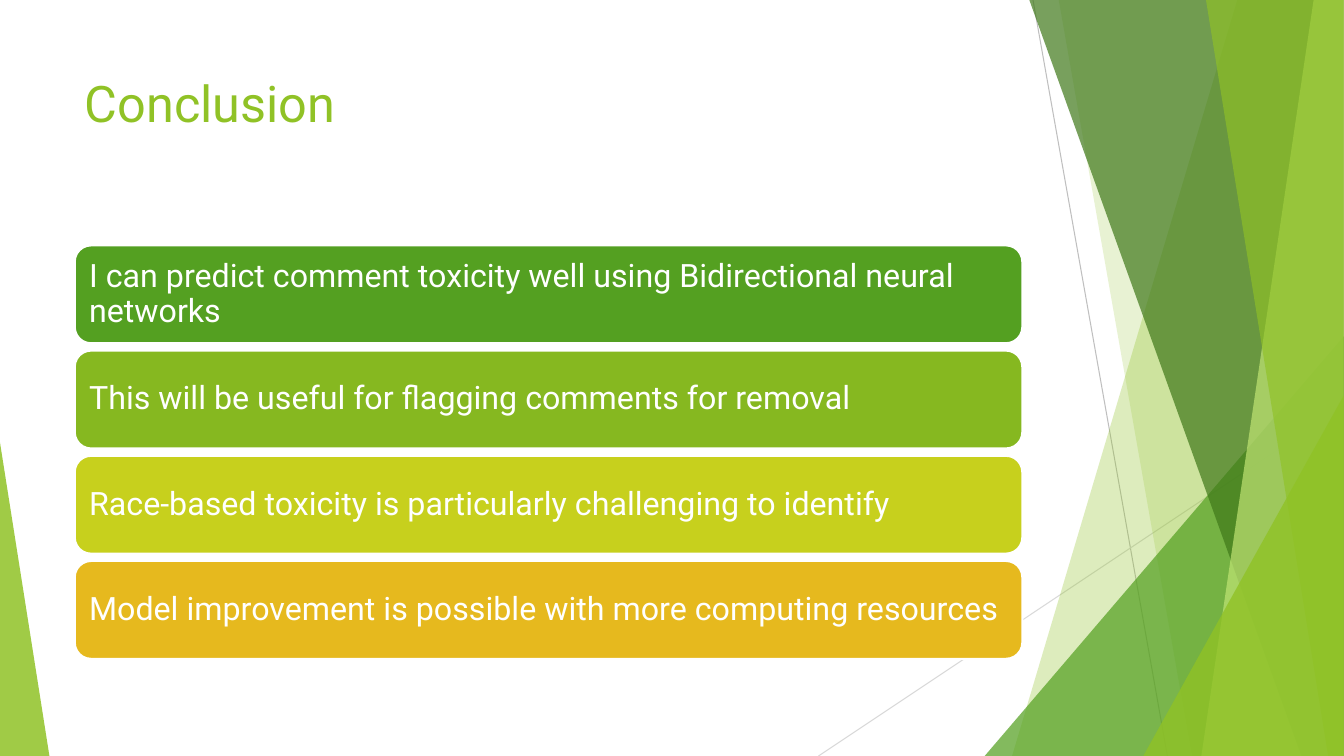
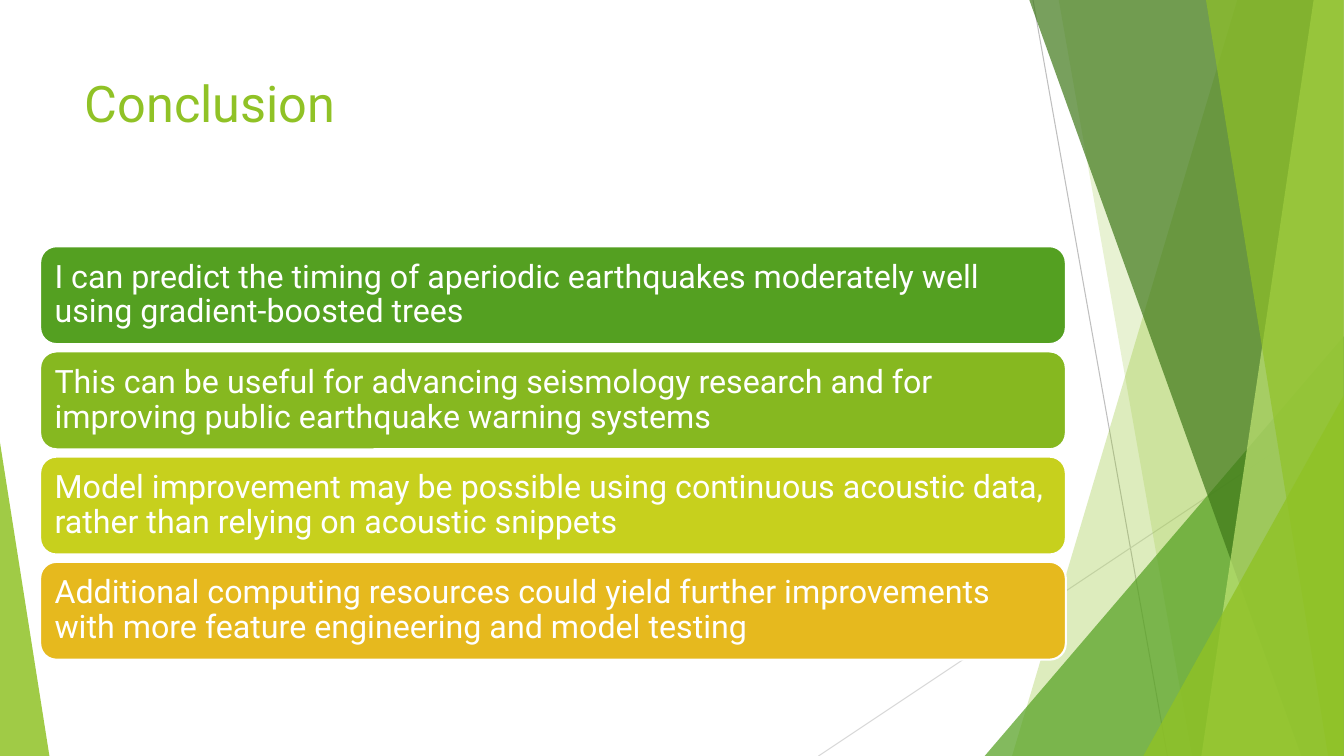
Before and after one commit to DavidBraslow/dsc-5-capstone-project-online-ds-sp-000, a slide deck: slide 8 of presentation.pptx. Drawn at 1344x756 pixels with LibreOffice and Linux fonts; fonts in the diff are those of the drawing. Boxes give left, top, right and bottom in pixels: in the first picture for what was removed or moved away, otherwise in the second. Text is boxed around its words. In the diff, an @@ line names an element or a change of style, - is before the commit and + after.

```diff
--- a/presentation.pptx
+++ b/presentation.pptx
@@ rounded rectangle: place and size @@
-rounded rectangle at [75, 245, 1022, 343]
+rounded rectangle at [40, 246, 1067, 344]
@@ text at [55, 263, 979, 329]: text changed @@
-I can predict comment toxicity well using Bidirectional neural networks
+I can predict the timing of aperiodic earthquakes moderately well using gradient-boosted trees
@@ rounded rectangle: place and size @@
-rounded rectangle at [75, 351, 1022, 449]
+rounded rectangle at [40, 352, 1067, 450]
@@ text at [55, 368, 932, 435]: text changed @@
-This will be useful for flagging comments for removal
+This can be useful for advancing seismology research and for improving public earthquake warning systems
@@ rounded rectangle: place and size @@
-rounded rectangle at [75, 456, 1022, 554]
+rounded rectangle at [40, 457, 1067, 555]
@@ text at [55, 474, 1043, 540]: text changed @@
-Race-based toxicity is particularly challenging to identify
+Model improvement may be possible using continuous acoustic data, rather than relying on acoustic snippets
@@ rounded rectangle: place and size @@
-rounded rectangle at [75, 562, 1022, 659]
+rounded rectangle at [40, 562, 1067, 659]
@@ text at [55, 578, 990, 645]: text changed @@
-Model improvement is possible with more computing resources
+Additional computing resources could yield further improvements with more feature engineering and model testing
```
Also in this commit, not shown: 1 other slide changed, 3 slides added, 3 slides removed, 1 other file.
